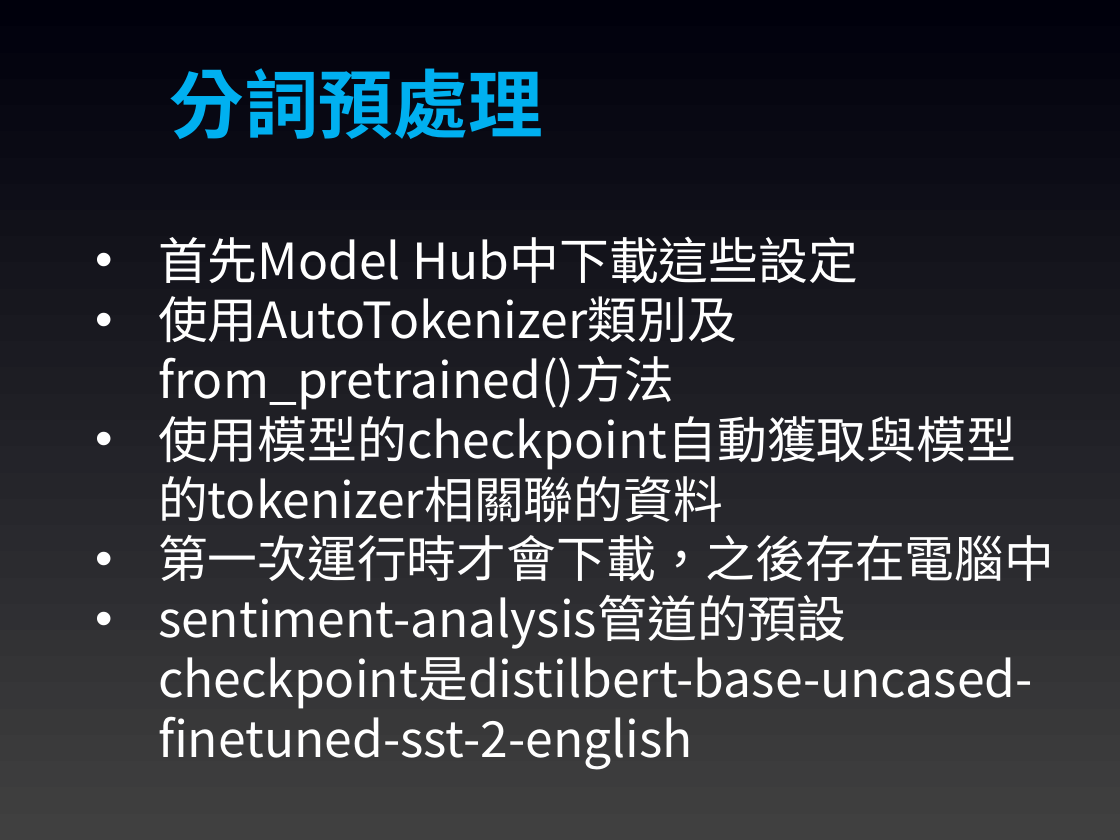
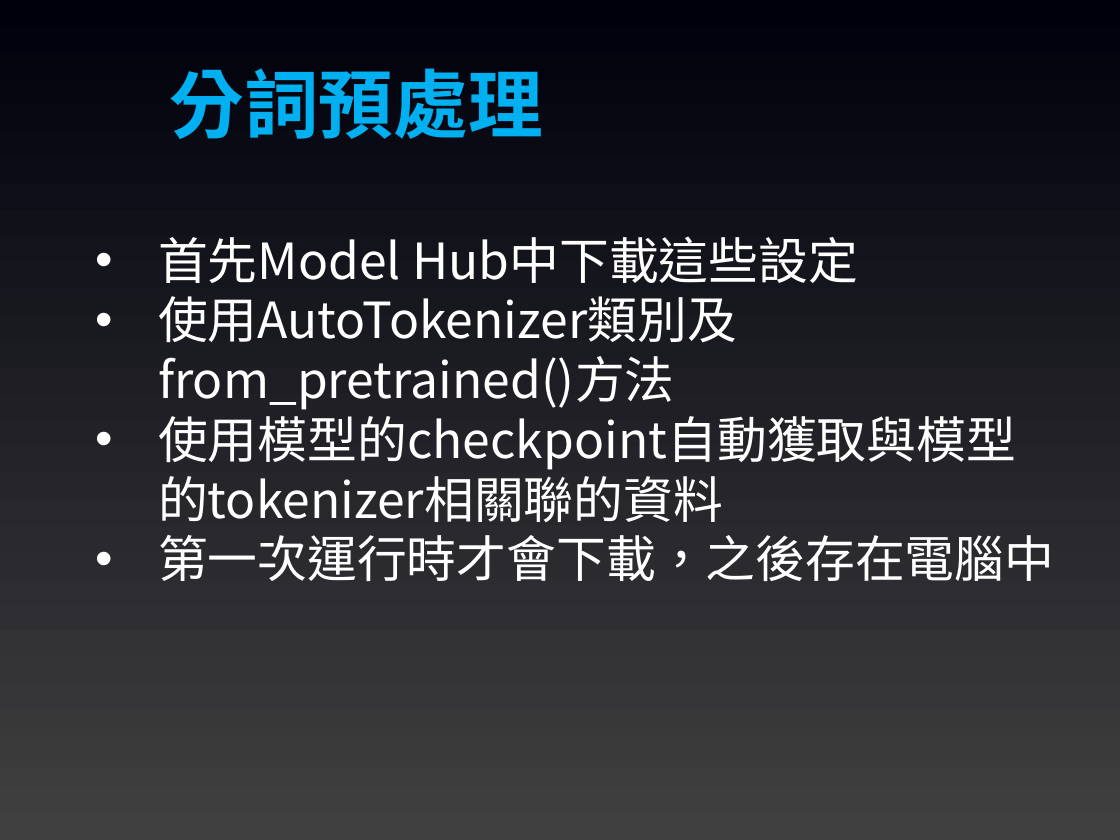
Before and after one commit to joshhu/mustllm20242nd, a slide deck: slide 13 of Slides/Week03/07：NLP任務的內部結構.pptx (slide 11 before the commit). Drawn at 1120x840 pixels with LibreOffice and Linux fonts; fonts in the diff are those of the drawing. Boxes give left, top, right and bottom in pixels: in the first picture for what was removed or moved away, otherwise in the second. Text is boxed around its words. In the diff, an @@ line names an element or a change of style, - is before the commit and + after.

```diff
--- a/Slides/Week03/07：NLP任務的內部結構.pptx
+++ b/Slides/Week03/07：NLP任務的內部結構.pptx
@@ text at (158,595,1033,769): paragraph removed @@
-• sentiment-analysis管道的預設checkpoint是distilbert-base-uncased-finetuned-sst-2-english
```
Also in this commit, not shown: 2 other slides changed, 2 slides added, 7 other files.
